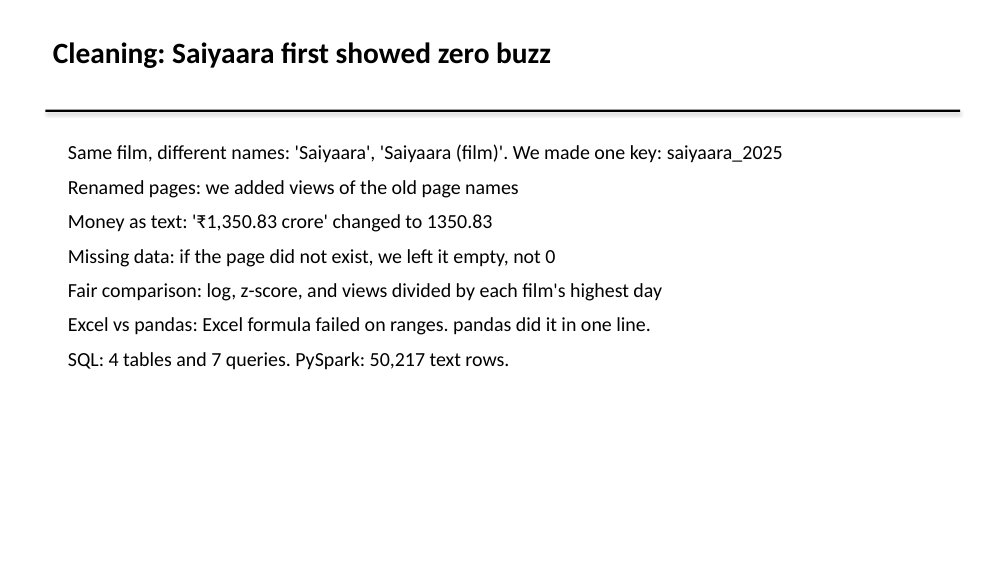
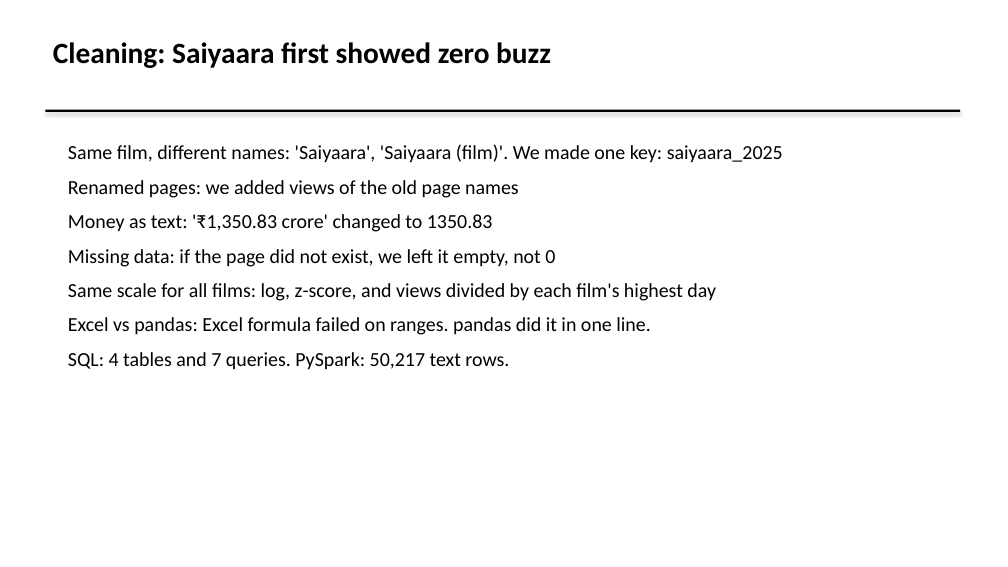
Before and after one commit to GAURI-cpu/ReleaseDayMovie, a slide deck: slide 5 of report/Release_Day_Radar_Slides.pptx. Drawn at 1008x567 pixels with LibreOffice and Linux fonts; fonts in the diff are those of the drawing. Boxes give left, top, right and bottom in pixels: in the first picture for what was removed or moved away, otherwise in the second. Text is boxed around its words. In the diff, an @@ line names an element or a change of style, - is before the commit and + after.

```diff
--- a/report/Release_Day_Radar_Slides.pptx
+++ b/report/Release_Day_Radar_Slides.pptx
@@ text at bbox=[68, 283, 716, 301]: text changed @@
-Fair comparison: log, z-score, and views divided by each film's highest day
+Same scale for all films: log, z-score, and views divided by each film's highest day
```
Also in this commit, not shown: 1 other slide changed, 7 other files.
